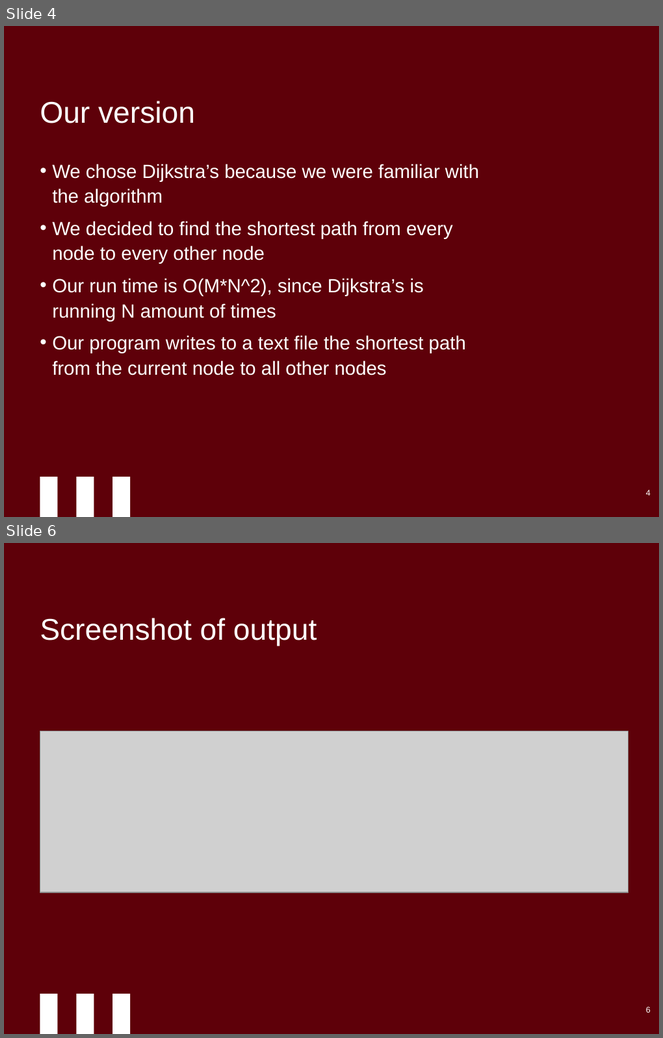
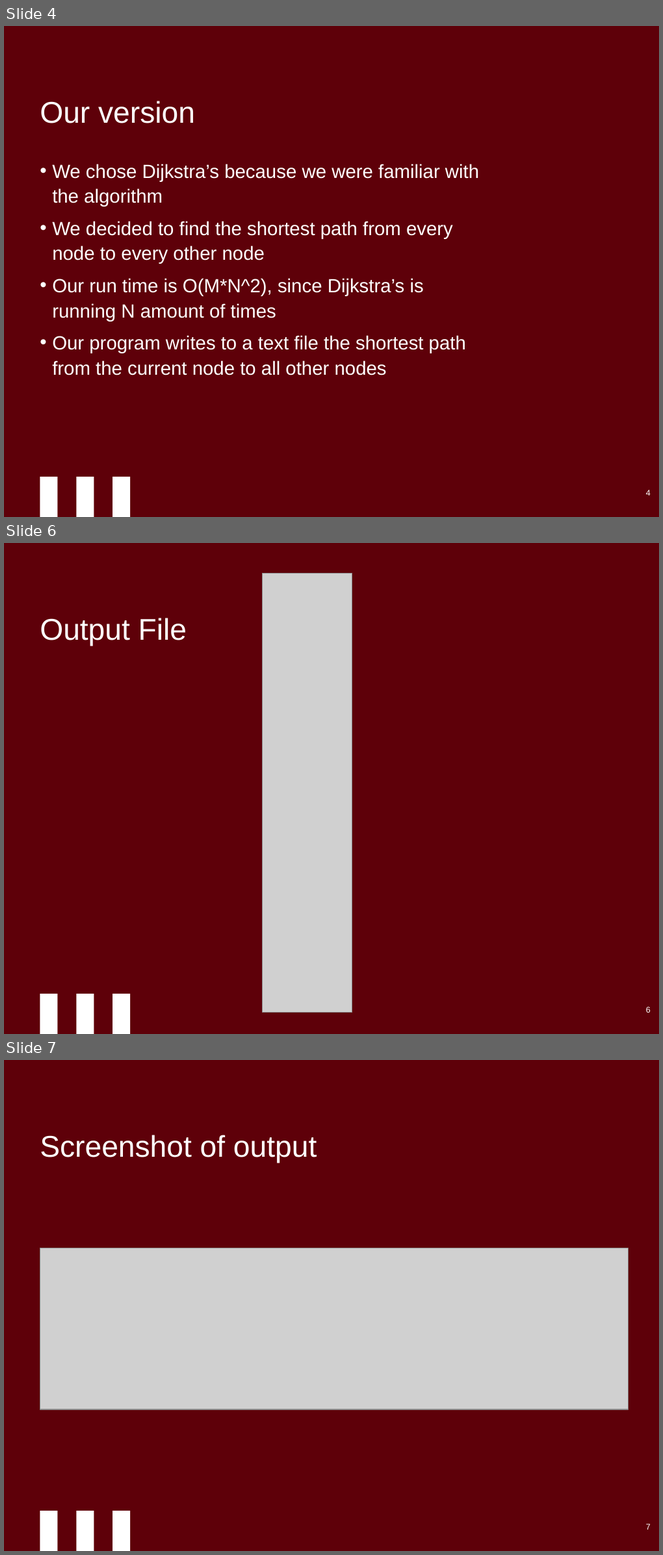
Before and after one commit to MarkRMahan/CSC-338-Group-Project, a slide deck: Parallelizing Dijkstras Algorithm.pptx. Shown one above the other, each under a label of ours: slides 4 and 6 before the commit, slides 4, 6 and 7 after it; the slides between them are not shown. The pictures are 663x1038 and 663x1555 pixels, drawn with LibreOffice and Linux fonts; fonts in the diff are those of the drawing; grey boxes stand for pictures; background and template pictures are left out. Boxes give left, top, right and bottom in pixels: in the first picture for what was removed or moved away, otherwise in the second. Text is boxed around its words. In the diff, an @@ line names an element or a change of style, - is before the commit and + after.

Commit message:
Add files via upload
put in input and output

```diff
--- a/Parallelizing Dijkstras Algorithm.pptx
+++ b/Parallelizing Dijkstras Algorithm.pptx
@@ slide 6 added at (x1=4, y1=543, x2=659, y2=1034), background #5E0009; not listed: 3 template elements that a slide beside it also shows @@
@@ picture added at (x1=262, y1=573, x2=352, y2=1013) @@
@@ title added at (x1=40, y1=618, x2=187, y2=646), 33 pt, text #FFFFFF @@
+Output File
@@ page number added at (x1=646, y1=1007, x2=651, y2=1013), 9 pt, text #FFFFFF @@
+6
@@ what was slide 6 is now slide 7 @@
@@ page number at (x1=646, y1=1524, x2=651, y2=1530): text changed @@
-6
+7
```
Also in this commit, not shown: 1 slide changed.
